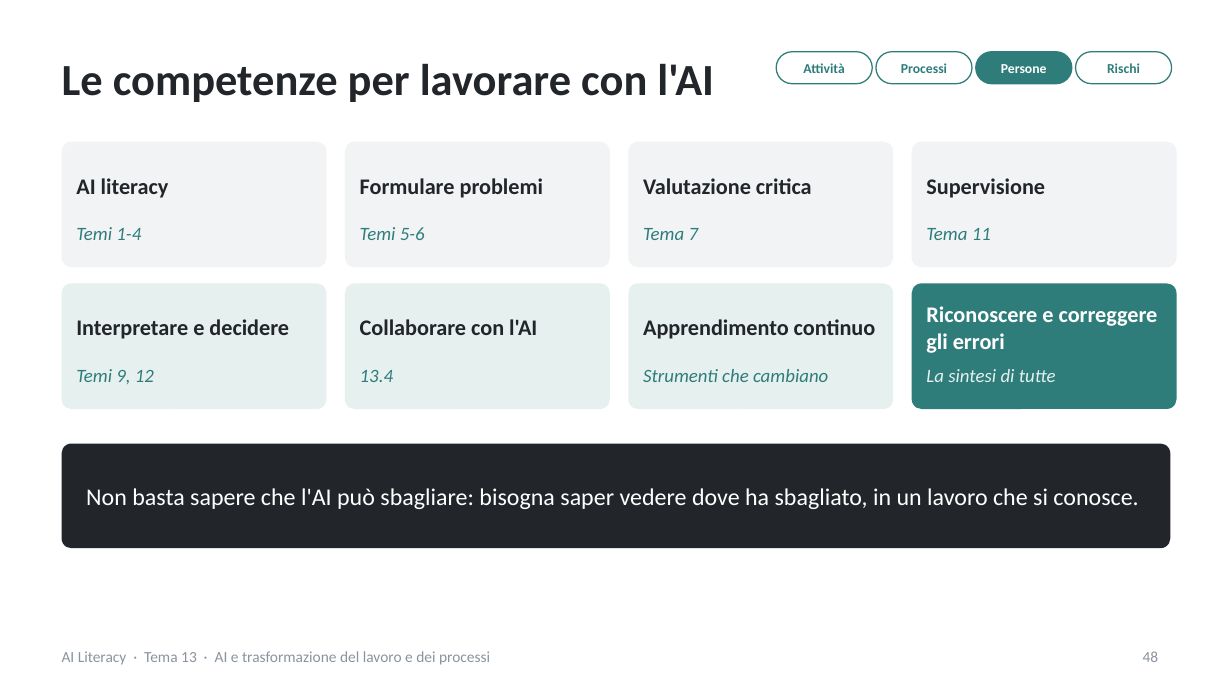
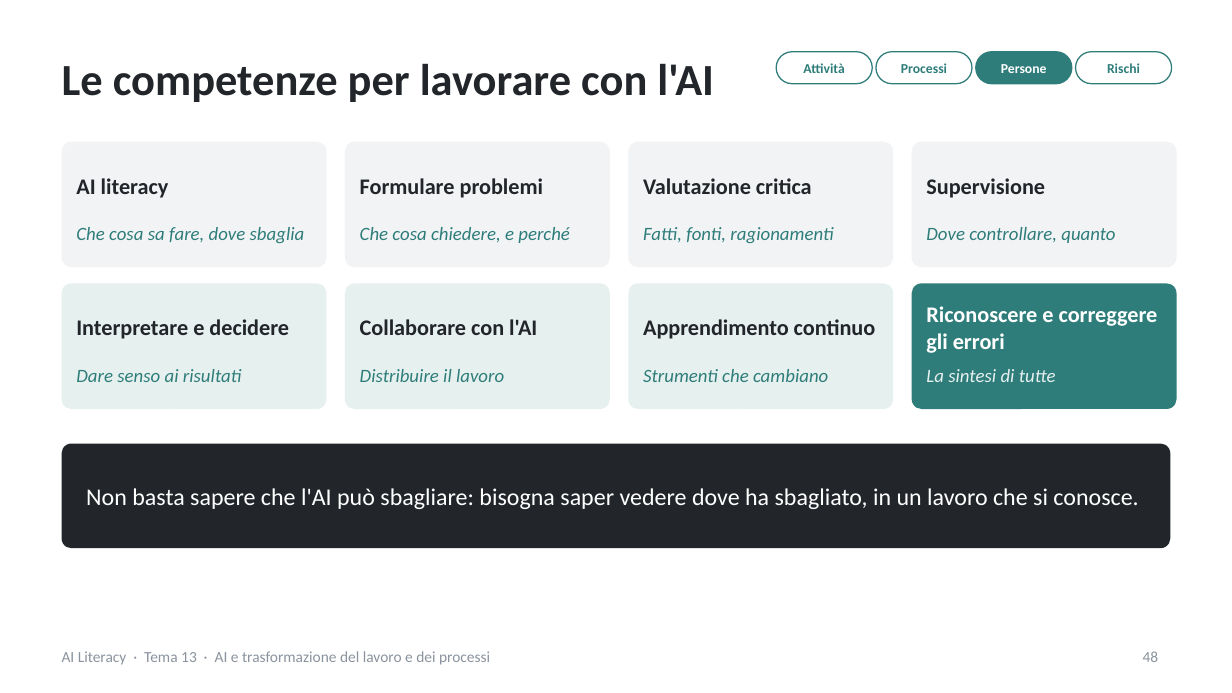
Before and after one commit to NetAi-IT/Formazione-AI-Literacy-Official, a slide deck: slide 48 of Base/Tema13_AI_trasformazione_lavoro_processi.pptx. Drawn at 1232x693 pixels with LibreOffice and Linux fonts; fonts in the diff are those of the drawing. Boxes give left, top, right and bottom in pixels: in the first picture for what was removed or moved away, otherwise in the second. Text is boxed around its words. In the diff, an @@ line names an element or a change of style, - is before the commit and + after.

```diff
--- a/Base/Tema13_AI_trasformazione_lavoro_processi.pptx
+++ b/Base/Tema13_AI_trasformazione_lavoro_processi.pptx
@@ text at (76,227,305,243): text changed @@
-Temi 1-4
+Che cosa sa fare, dove sbaglia
@@ text at (360,227,570,243): text changed @@
-Temi 5-6
+Che cosa chiedere, e perché
@@ text at (643,227,833,243): text changed @@
-Tema 7
+Fatti, fonti, ragionamenti
@@ text at (926,227,1115,243): text changed @@
-Tema 11
+Dove controllare, quanto
@@ text at (76,369,241,382): text changed @@
-Temi 9, 12
+Dare senso ai risultati
@@ text at (360,369,504,382): text changed @@
-13.4
+Distribuire il lavoro
```
Also in this commit, not shown: 17 other slides changed, 1 slide added, 12 other files.
